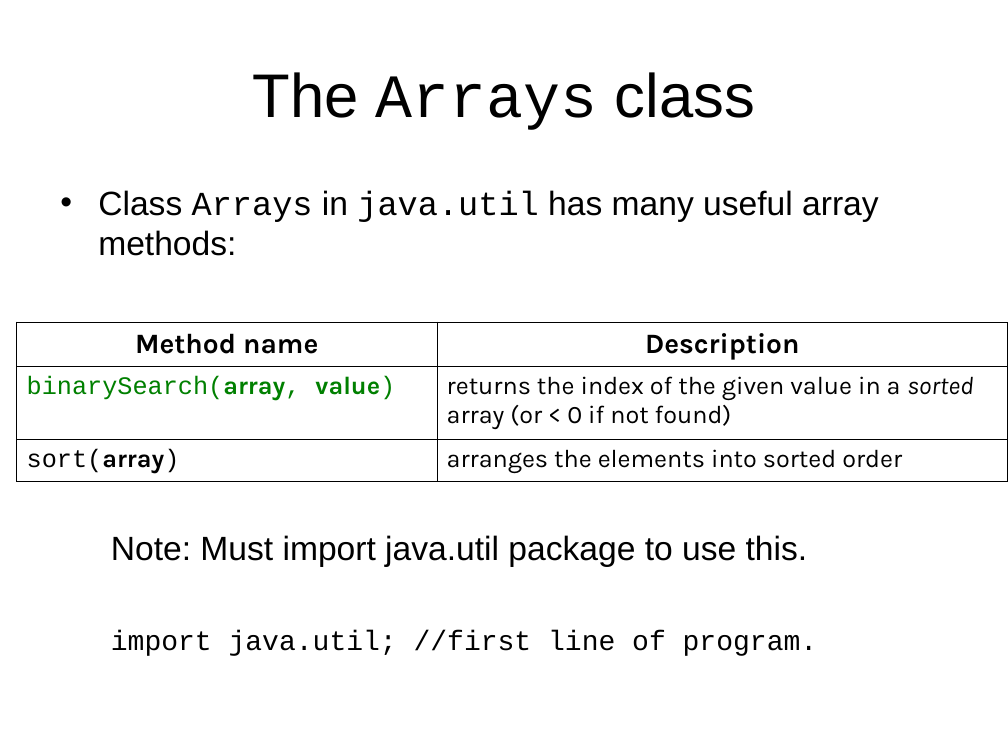
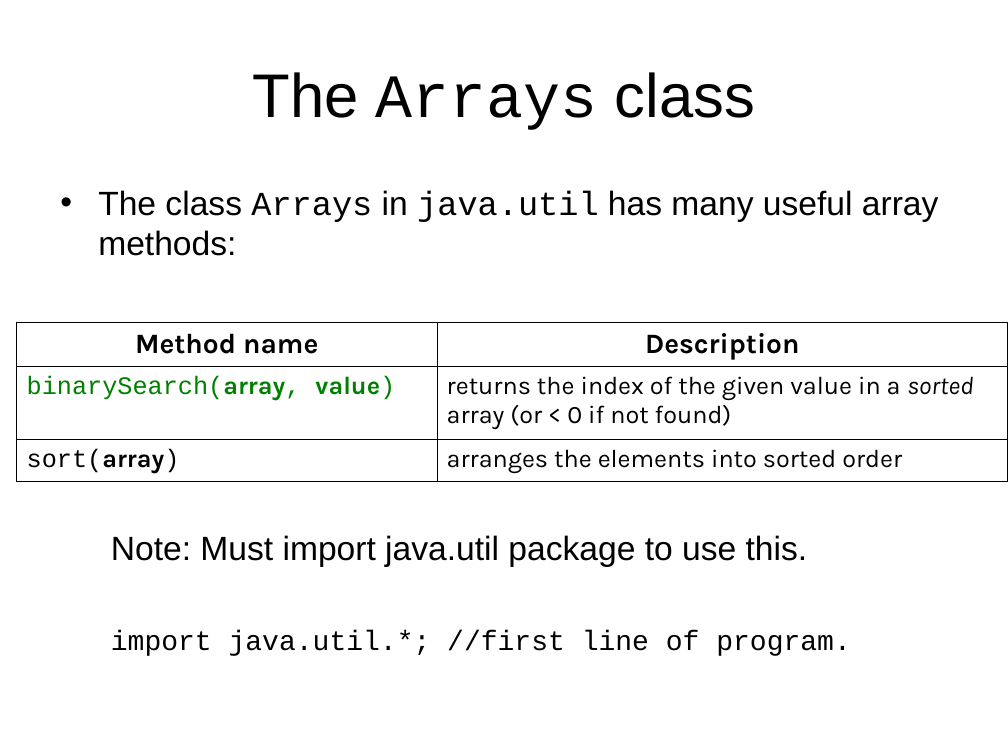
Before and after one commit to LongBaoNguyen/longbaonguyen.github.io, a slide deck: slide 8 of courses/apcsp/lecture15.ppt. Drawn at 1008x756 pixels with LibreOffice and Linux fonts; fonts in the diff are those of the drawing; background and template pictures are left out. Boxes give left, top, right and bottom in pixels: in the first picture for what was removed or moved away, otherwise in the second. Text is boxed around its words. In the diff, an @@ line names an element or a change of style, - is before the commit and + after.

```diff
--- a/courses/apcsp/lecture15.ppt
+++ b/courses/apcsp/lecture15.ppt
@@ text at [98, 190, 939, 256]: text changed @@
-• Class Arrays in java.util has many useful array methods:
+• The class Arrays in java.util has many useful array methods:
@@ text at [111, 630, 851, 656]: text changed @@
-  import java.util; //first line of program.
+  import java.util.*; //first line of program.
```
Also in this commit, not shown: 5 other slides changed, 3 other files.
